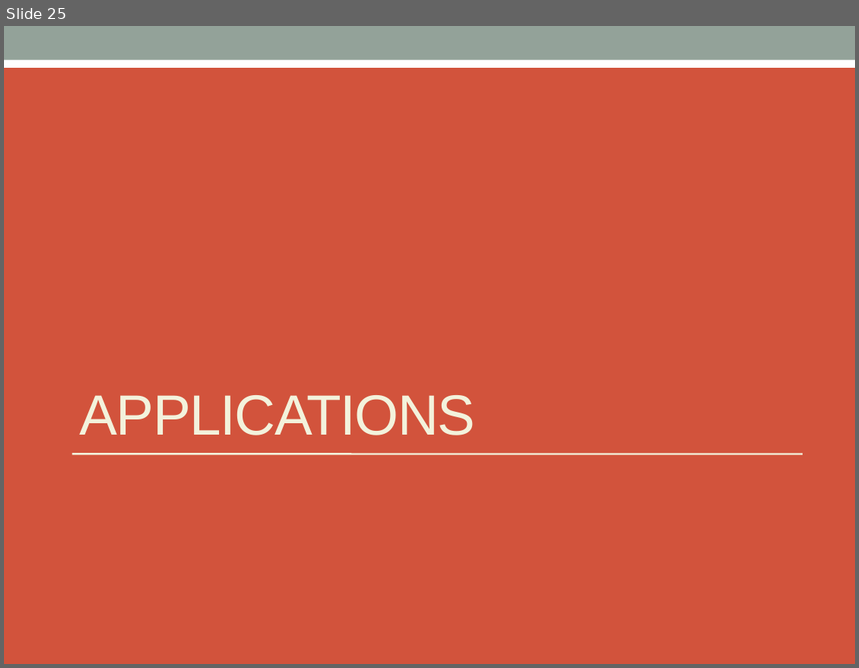
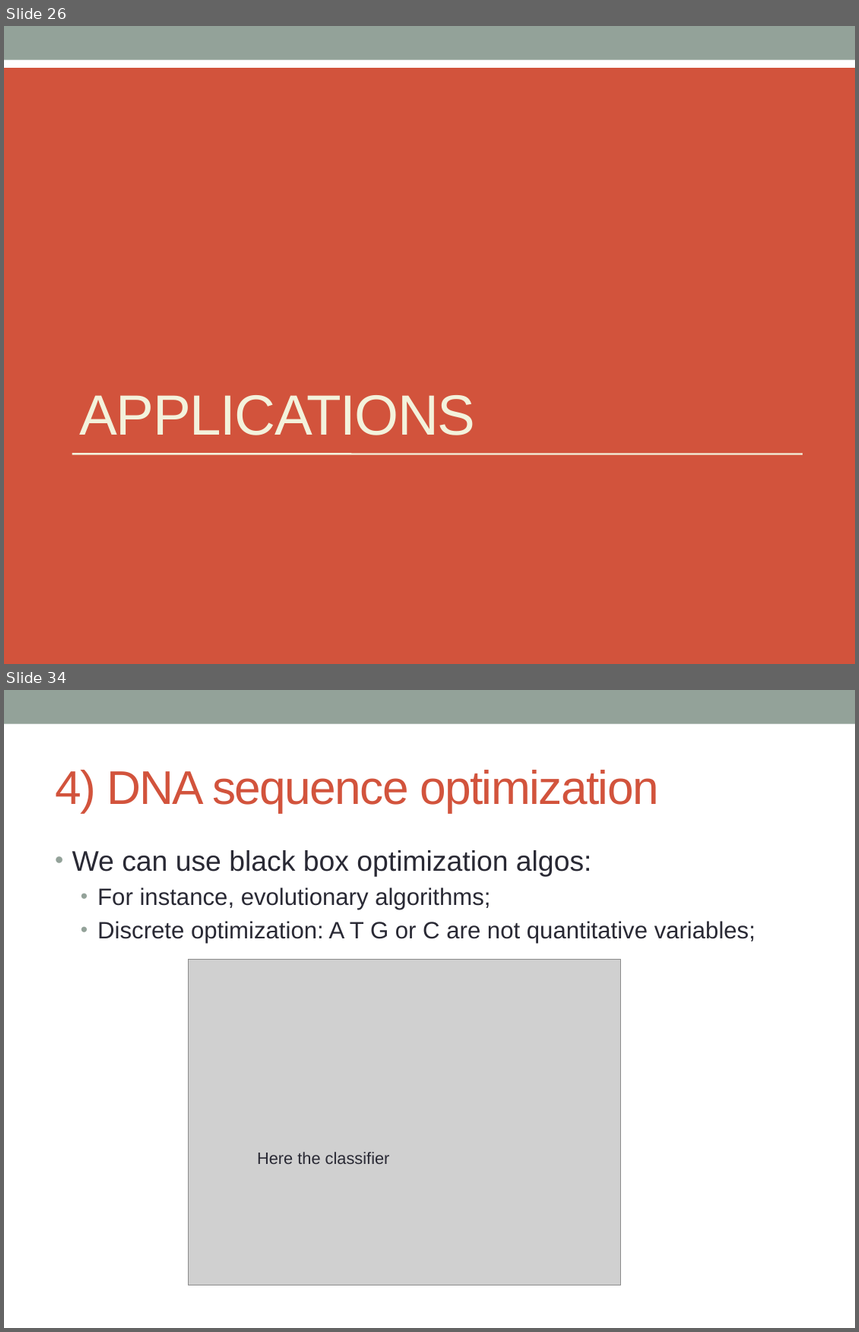
Before and after one commit to raphaelmourad/LLM-for-genomics-training, a slide deck: CM_llm_genomics.pptx. Shown one above the other, each under a label of ours: slide 25 before the commit, slides 26 and 34 after it; the slides between them are not shown. The pictures are 859x668 and 859x1332 pixels, drawn with LibreOffice and Linux fonts; fonts in the diff are those of the drawing; grey boxes stand for pictures. Boxes give left, top, right and bottom in pixels: in the first picture for what was removed or moved away, otherwise in the second. Text is boxed around its words. In the diff, an @@ line names an element or a change of style, - is before the commit and + after.

```diff
--- a/CM_llm_genomics.pptx
+++ b/CM_llm_genomics.pptx
@@ slide 34 added at bbox=[4, 690, 855, 1328], background #FFFFFF; not listed: 1 template element that a slide beside it also shows @@
@@ title added at bbox=[55, 770, 659, 813], 40 pt, text #D2533C @@
+4) DNA sequence optimization
@@ text added at bbox=[72, 850, 756, 943], 20 pt, text #292934 @@
+• We can use black box optimization algos:
+  • For instance, evolutionary algorithms;
+  • Discrete optimization: A T G or C are not quantitative variables;
@@ picture added at bbox=[189, 960, 621, 1286] @@
@@ text added at bbox=[257, 1152, 390, 1164], 14 pt, text #292934 @@
+Here the classifier
@@ what was slide 25 is now slide 26 @@
```
Also in this commit, not shown: 8 slides changed, 5 other slides added, 1 other file.
